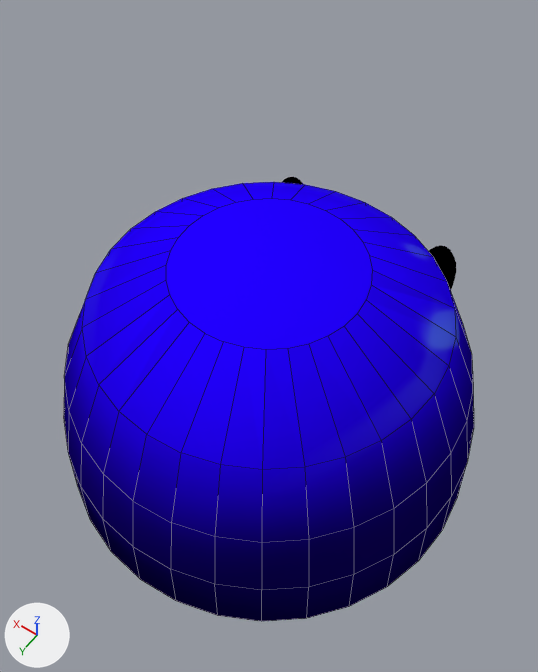
Before and after pictures for a commit that changed the Blender file Assets/Models/Characters/Slime.blend.
Camera for both pictures: a 50 mm camera at (-0.847, 1.187, 2.41) aimed at (-0.017, 0.024, 0.582). Lighting does not change. The marker at lower left points along +X, +Y and +Z. Mesh edges are drawn as thin lines on the coarser meshes.

Objects in the first picture: 'Body', 'Eyes'.
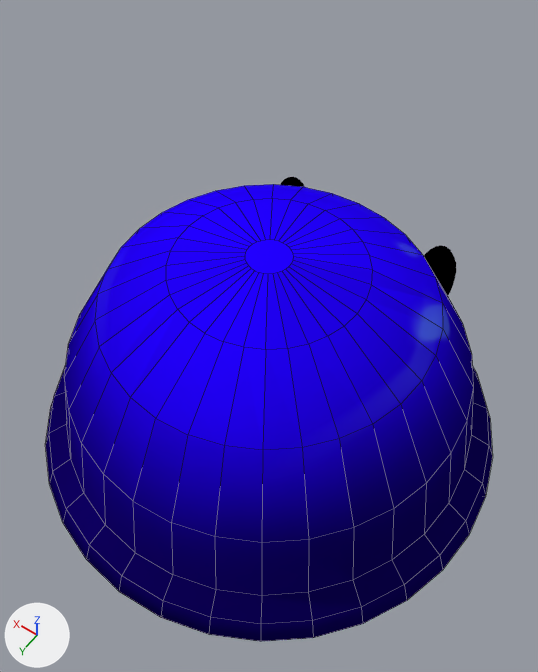
Changed parts and their boxes [x1, y1, x2, y2] in the pictures (538 x 672 px):
'Body', reshaped (9% wider)
    before: [64, 182, 474, 621]
    after: [46, 184, 492, 642]
part 1 of me_cylinder, built on
    before: [64, 377, 474, 621]
    after: [46, 365, 492, 642]
part 2 of me_cylinder, built on
    before: [64, 182, 473, 531]
    after: [64, 184, 473, 531]

The change, as a diff of the scene's bpy script:
```diff
--- a/Assets/Models/Characters/Slime.blend.py
+++ b/Assets/Models/Characters/Slime.blend.py
@@ me_cylinder @@
 # used by ob_body; location = (0.0, 0.0, 0.732)
-me_cylinder.from_pydata(...)  # 160 vertices, 130 faces; spans x -0.72..0.72, y -0.72..0.72, z -0.72..0.128
+me_cylinder.from_pydata(...)  # 288 vertices, 258 faces; spans x -0.803..0.803, y -0.803..0.803, z -0.72..0.173
+# me_cylinder part 1
+# 32 faces are deleted
+# 32 vertices in x -0.705..0.705, y -0.705..0.705, z -0.486 move by (0.0, 0.0, -0.045)
+# 96 vertices are added at x -0.803..0.803, y -0.803..0.803, z -0.702..-0.573
+# 128 new faces join them
+# me_cylinder part 2
+# 1 face is deleted
+# 32 vertices move from x -0.555..0.555, y -0.555..0.555, z -0.031 to x -0.513..0.513, y -0.513..0.513, z -0.006
+# 32 vertices are added at x -0.067..0.067, y -0.067..0.067, z 0.173
+# 33 new faces join them
 me_cylinder.materials.append(mat_material_001)
```
